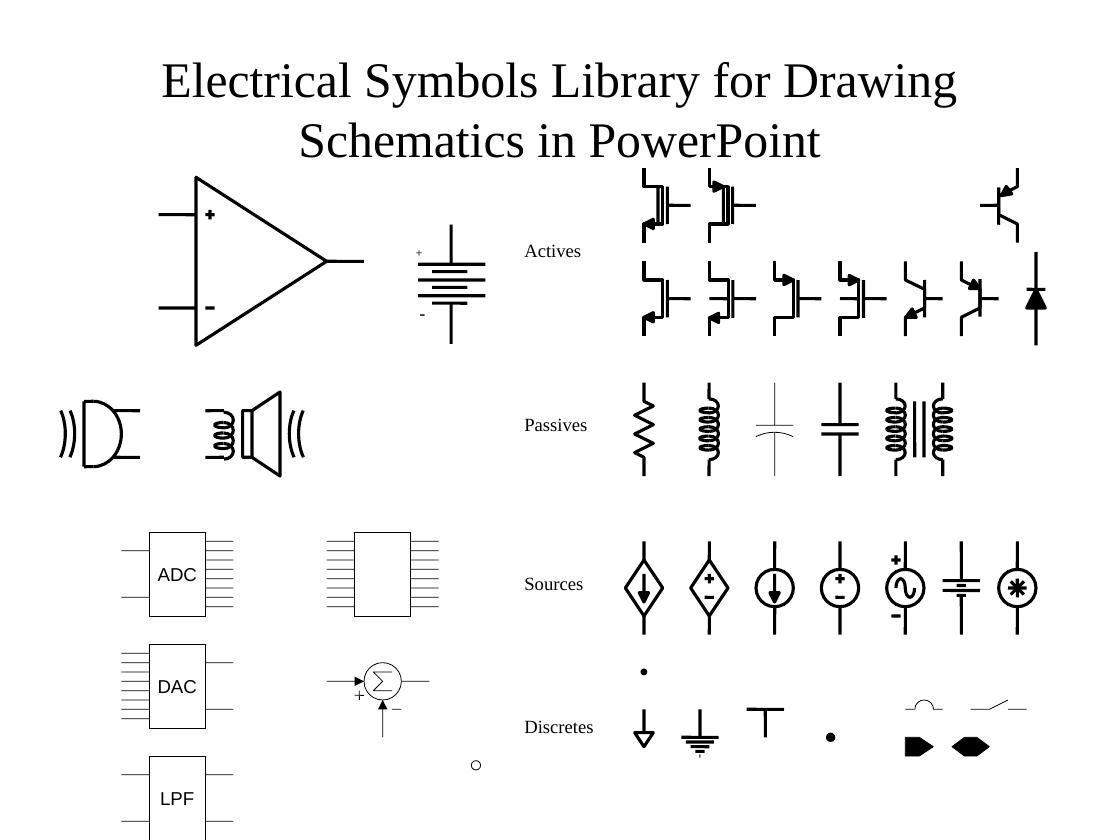
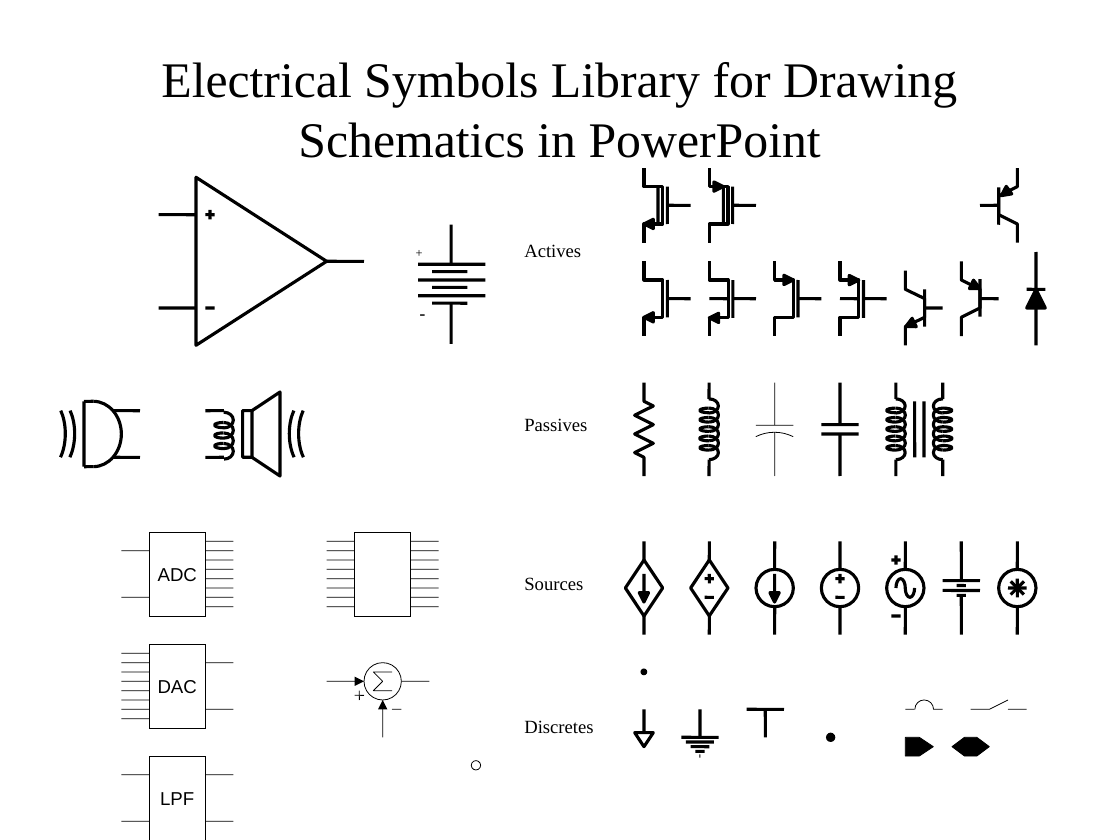
Before and after one commit to jlmucb/class_notes, a slide deck: slide 1 of science/symbollibraryforppt.pptx. Drawn at 1120x840 pixels with LibreOffice and Linux fonts; fonts in the diff are those of the drawing. Boxes give left, top, right and bottom in pixels: in the first picture for what was removed or moved away, otherwise in the second. Text is boxed around its words. In the diff, an @@ line names an element or a change of style, - is before the commit and + after.

```diff
--- a/science/symbollibraryforppt.pptx
+++ b/science/symbollibraryforppt.pptx
@@ 2 lines, 2 freeform shapes: place and size @@
-2 lines, 2 freeform shapes at box(903, 261, 943, 336)
+2 lines, 2 freeform shapes at box(903, 271, 943, 346)
```
Also in this commit, not shown: 1 other file.
